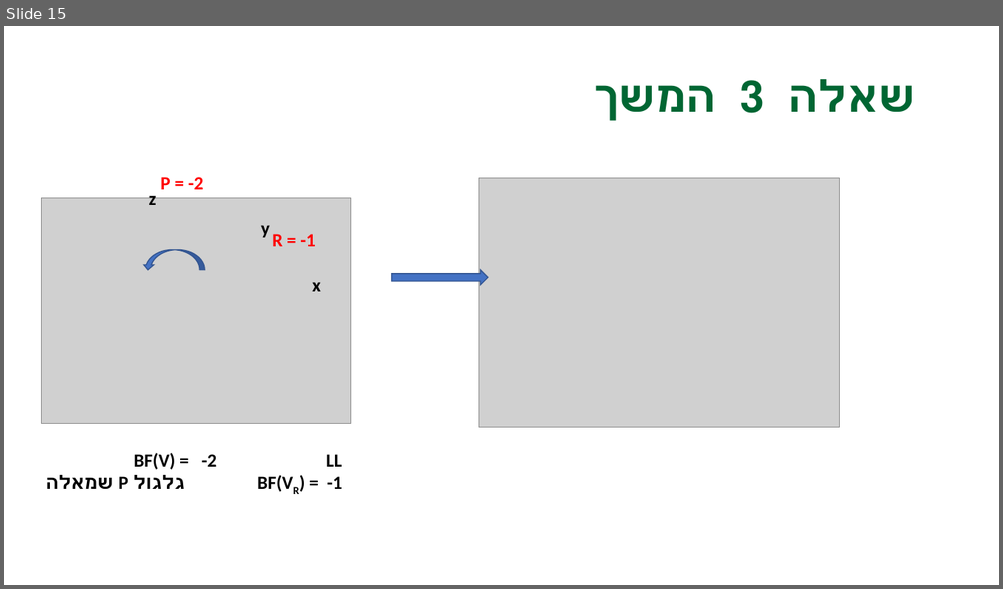
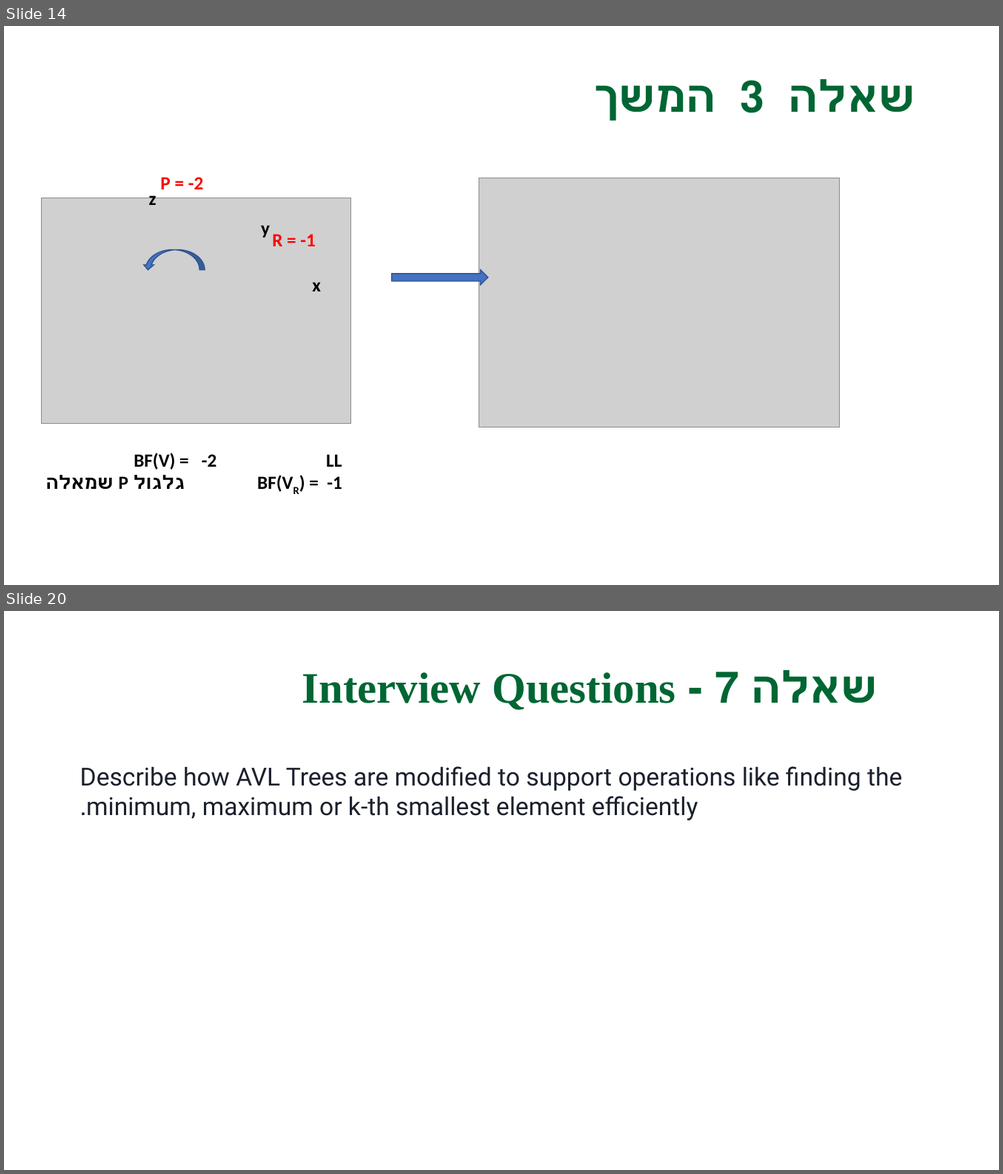
Before and after one commit to GenadyKogan/Data-Structures, a slide deck: t-07-avl-tree/תרגול 7.pptx. Shown one above the other, each under a label of ours: slide 15 before the commit, slides 14 and 20 after it; the slides between them are not shown. The pictures are 1003x589 and 1003x1174 pixels, drawn with LibreOffice and Linux fonts; fonts in the diff are those of the drawing; grey boxes stand for pictures; background and template pictures are left out. Boxes give left, top, right and bottom in pixels: in the first picture for what was removed or moved away, otherwise in the second. Text is boxed around its words. In the diff, an @@ line names an element or a change of style, - is before the commit and + after.

```diff
--- a/t-07-avl-tree/תרגול 7.pptx
+++ b/t-07-avl-tree/תרגול 7.pptx
@@ slide 20 added at [4,611,999,1170], background picture (left out) @@
@@ text added at [302,672,675,710], 42 pt, text #006633, bold @@
+שאלה 7 - Interview Questions
@@ text added at [80,766,902,820], 24 pt, text #1A202C @@
+Describe how AVL Trees are modified to support operations like finding the minimum, maximum or k-th smallest element efficiently.
@@ what was slide 15 is now slide 14 @@
```
Also in this commit, not shown: 10 slides changed, 3 other slides added, 2 slides removed, 2 other files.
